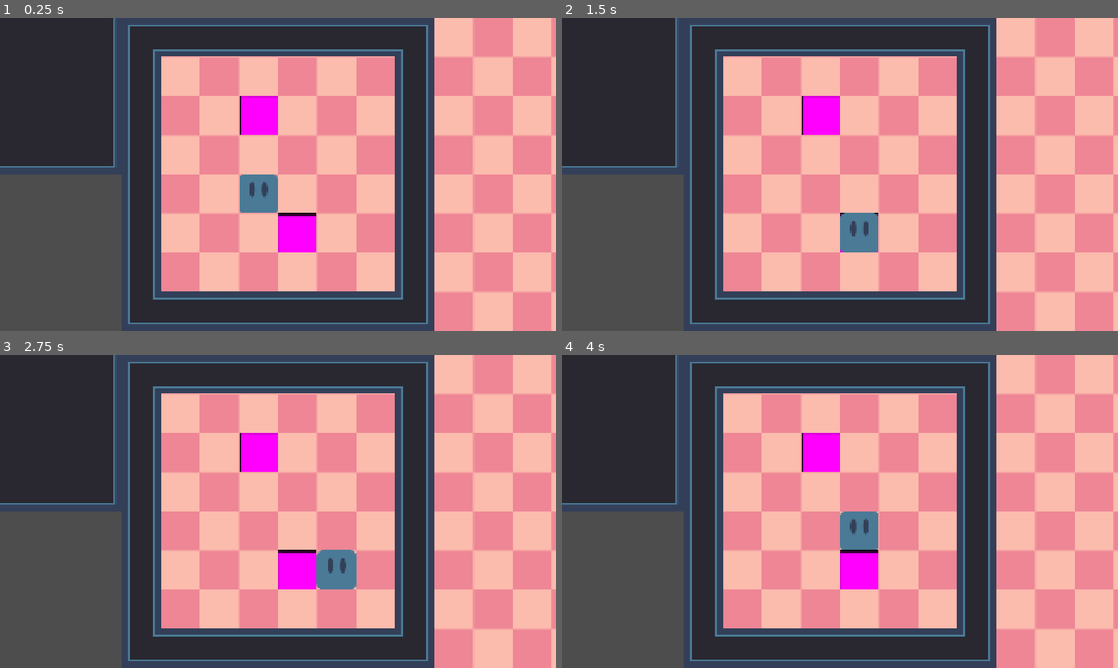
Above: before the commit, frames 1-4 (two rows, left to right).
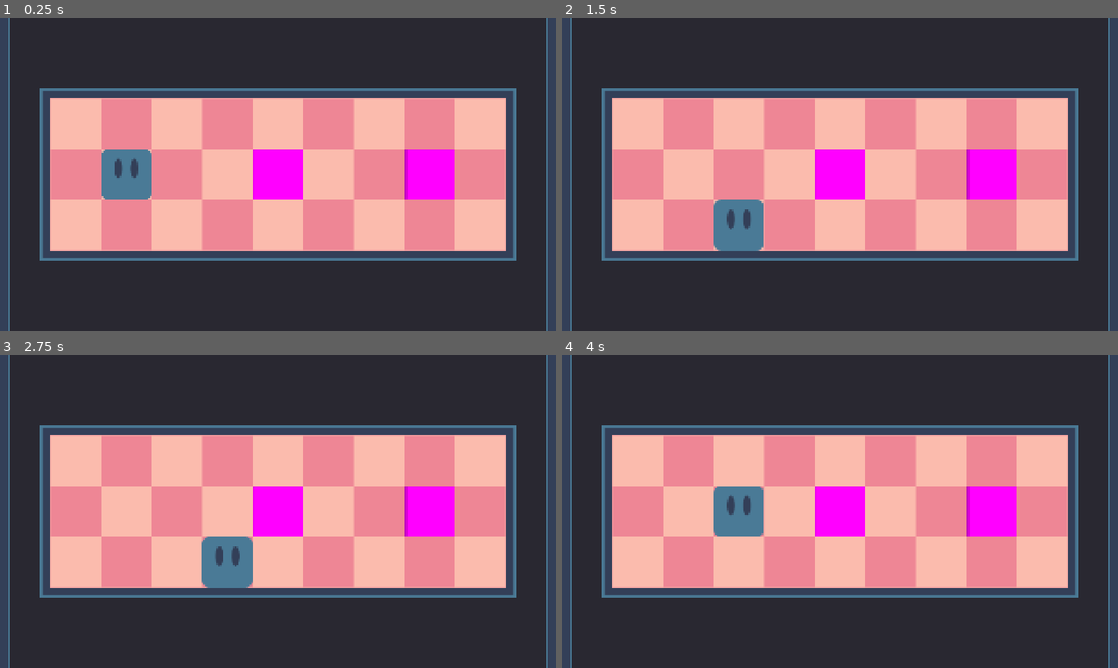
Above: after the commit, the same moments.

Repository: Trecet-13/Simple-Puzzle-2D-like-Sokoban
Game: Godot game, scene res://scenes/main/main.tscn
Same seed, same stepped clock (60 frames per second), same inputs: the game is played once before the commit and once after it.
Inputs:
- Up to frame 1 (0.25 s): no input
- Up to frame 2 (1.5 s): tap Enter at 0.5 s; hold Right (ui_right) 0.53-1.28 s; tap Space at 1.25 s; hold Down (ui_down) from 1.28 s (still down)
- Up to frame 3 (2.75 s): tap Enter at 2 s; release Down (ui_down) at 2.03 s; hold Right (ui_right) from 2.03 s (still down)
- Up to frame 4 (4 s): tap Space at 2.75 s; release Right (ui_right) at 2.78 s; hold Up (ui_up) 2.78-3.53 s; tap Enter at 3.5 s; hold Left (ui_left) from 3.53 s (still down)

The runs differ from the first frame. In frame 1, 73% of the frame differs, in the area x 0-100%, y 0-100%; in frame 2, 73%; in frame 3, 74%; in frame 4, 74%.

Commit message:
TileBorder

Diff:
--- a/game/project.godot
+++ b/game/project.godot
@@ -23,6 +23,7 @@
 
 window/size/viewport_width=1920
 window/size/viewport_height=1080
+window/size/mode=2
 window/stretch/mode="canvas_items"
 
 [file_customization]
--- a/game/resources/game_data.tres
+++ b/game/resources/game_data.tres
@@ -4,4 +4,5 @@
 
 [resource]
 script = ExtResource("1_f6hr2")
+level = 1
 metadata/_custom_type_script = "uid://4i8knvd3c2lv"
--- a/game/scenes/game_data/game_data.gd
+++ b/game/scenes/game_data/game_data.gd
@@ -16,3 +16,5 @@
 		data = load(_PATH)
 
 		Global.level_id = data.level
+	else:
+		Global.level_id = 0
--- a/game/scenes/level/level.gd
+++ b/game/scenes/level/level.gd
@@ -5,7 +5,6 @@
 @export var entities_container : Node2D
 @export var grid_manager : GridManager
 @export var camera: CamaraLevel
-@export var tile_border : TileMapLayer
 
 ## PROPIEDADES
 const SCENE_PLAYER : PackedScene = preload("res://scenes/player/player.tscn")
@@ -50,34 +49,16 @@
 		target.position = GlobalUtils.grid_to_world(cell)
 
 func generate_border() -> void:
-	var viewport_size = get_viewport().get_visible_rect().size
-
-	var zoom = camera.zoom.x
-	var world_width = viewport_size.x / zoom
-	var world_height = viewport_size.y / zoom
-
-	var visible_tiles_x = ceil(world_width / Global.TILE_SIZE)
-	var visible_tiles_y = ceil(world_height / Global.TILE_SIZE)
-
-	var half_visible_x = int(visible_tiles_x / 2)
-	var half_visible_y = int(visible_tiles_y / 2)
-
-	var visible_rect = {
-		"min_x": -half_visible_x,
-		"max_x": half_visible_x - 1,
-		"min_y": -half_visible_y,
-		"max_y": half_visible_y - 1
-	}
-
-	@warning_ignore("integer_division")
-	var half_level_x = int(grid_manager.width / 2)
-	@warning_ignore("integer_division")
-	var half_level_y = int(grid_manager.height / 2)
-
-	var level_rect = {
-		"min_x": 0,
-		"max_x": half_level_x * 2 - 1,
-		"min_y": 0,
-		"max_y": half_level_y * 2 - 1
-	}
-	tile_border.generate_border(visible_rect, level_rect)
+	var viewport_size : Vector2 = get_viewport_rect().size
+# Obtener el numero de celdas visibles
+	var x : int = ceil( viewport_size.x / ( Global.TILE_SIZE * camera.zoom.x) )
+	if x % 2 != 0:
+		x += 1
+	var y : int = ceil( viewport_size.y / ( Global.TILE_SIZE * camera.zoom.x) )
+	if y % 2 != 0:
+		y += 1
+	var visible_grid_size : Vector2i = Vector2i(x, y)
+	var grid_size : Vector2i = Vector2i(grid_manager.width, grid_manager.height)
+	var spare_grid : Vector2i = visible_grid_size - grid_size
+	var centred_spare_grid : Vector2i = spare_grid / 2
+	tile_set.set_cells_terrain_connect(GlobalUtils.get_matrix_difference(centred_spare_grid, grid_size) + tile_set.get_used_cells(),0,0)
--- a/game/scenes/level/level.tscn
+++ b/game/scenes/level/level.tscn
@@ -4,16 +4,14 @@
 [ext_resource type="Script" uid="uid://okxd6aa687i5" path="res://scenes/level/level.gd" id="1_qkmgm"]
 [ext_resource type="TileSet" uid="uid://tjreto3vw6og" path="res://assets/tile_sets/terrain_tile_set.tres" id="3_hnne4"]
 [ext_resource type="PackedScene" uid="uid://cj108e68glqa3" path="res://scenes/grid_manager/grid_manager.tscn" id="4_hnne4"]
-[ext_resource type="Script" uid="uid://djnwxmb15i4nu" path="res://scenes/level/tile_border.gd" id="4_vpf64"]
 [ext_resource type="Script" uid="uid://d3fcfcul1ulxb" path="res://scenes/level/camara_level.gd" id="5_hnne4"]
 
-[node name="Level" type="Node2D" unique_id=196313023 node_paths=PackedStringArray("tile_set", "entities_container", "grid_manager", "camera", "tile_border")]
+[node name="Level" type="Node2D" unique_id=196313023 node_paths=PackedStringArray("tile_set", "entities_container", "grid_manager", "camera")]
 script = ExtResource("1_qkmgm")
 tile_set = NodePath("TileGame")
 entities_container = NodePath("Entities")
 grid_manager = NodePath("GridManager")
 camera = NodePath("CamaraLevel")
-tile_border = NodePath("TileBorder")
 
 [node name="BackGround" type="Sprite2D" parent="." unique_id=733906104]
 texture = ExtResource("1_nbgty")
@@ -22,10 +20,6 @@
 [node name="TileGame" type="TileMapLayer" parent="." unique_id=1286724842]
 tile_set = ExtResource("3_hnne4")
 
-[node name="TileBorder" type="TileMapLayer" parent="." unique_id=1636751097]
-tile_set = ExtResource("3_hnne4")
-script = ExtResource("4_vpf64")
-
 [node name="Entities" type="Node2D" parent="." unique_id=507678782]
 
 [node name="GridManager" parent="." unique_id=83194491 instance=ExtResource("4_hnne4")]
--- a/game/scenes/level/tile_border.gd
+++ /dev/null
@@ -1,22 +0,0 @@
-class_name TileBorder extends TileMapLayer
-
-## METODOS
-func generate_border(visible_rect: Dictionary, level_rect: Dictionary):
-	clear()
-
-	var cells_to_fill: Array[Vector2i] = []
-
-	for x in range(visible_rect.min_x, visible_rect.max_x + 1):
-		for y in range(visible_rect.min_y, visible_rect.max_y + 1):
-
-			var outside_level = \
-				x < level_rect.min_x or \
-				x > level_rect.max_x or \
-				y < level_rect.min_y or \
-				y > level_rect.max_y
-
-			if outside_level:
-				cells_to_fill.append(Vector2i(x, y))
-
-	if cells_to_fill.size() > 0:
-		set_cells_terrain_connect(cells_to_fill, 0, 0)
--- a/game/scenes/level_manager/level_manager.gd
+++ b/game/scenes/level_manager/level_manager.gd
@@ -5,7 +5,6 @@
 
 ## PROPIEDADES
 const SCENE_LEVEL : PackedScene = preload("res://scenes/level/level.tscn")
-var id_level: int = 0
 
 ## METODOS
 func load_level_from_txt(path: String) -> Dictionary: # Obtener los datos del nivel desde el CSV y los devuelve en diccionario
--- a/game/scripts/global_utils.gd
+++ b/game/scripts/global_utils.gd
@@ -11,3 +11,13 @@
 static func world_to_grid(world_pos: Vector2i) -> Vector2i:
 	@warning_ignore("integer_division")
 	return Vector2i(world_pos) / TILE_SIZE
+
+static func get_matrix_difference(large_matrix: Vector2i, small_matrix: Vector2i) -> Array[Vector2i]:
+	var result: Array[Vector2i] = []
+
+	for x in range(-large_matrix.x, small_matrix.x + large_matrix.x):
+		for y in range(-large_matrix.y, small_matrix.y + large_matrix.y):
+			if x < 0 or x > (small_matrix.x - 1)  or y < 0 or y > (small_matrix.y - 1):
+				result.append(Vector2i(x,y))
+
+	return result
Not shown, changed: game/levels/level_0.txt
Not shown, changed: game/levels/level_1.txt
Not shown, added: game/levels/level_2.txt
Not shown, removed: game/scenes/level/tile_border.gd.uid
